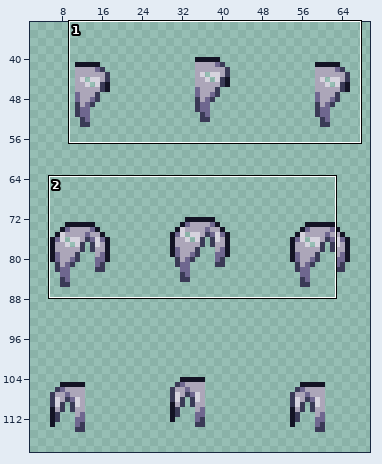
A sprite sheet gets an edit: spriteData/04/2.gif. Above, an overview of the earlier version with the close-up marked.
Close-up. Before:
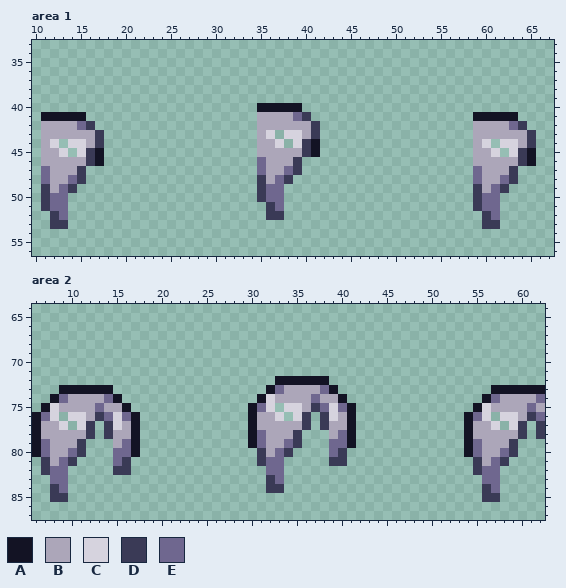
The file is 72x128 pixels. Shown: area 1: x 10..67, y 33..56; area 2: x 6..62, y 64..87. The wide view leaves out empty margins.
Palette (. is transparent): A #131324  B #aca6b9  C #d6d3de  D #3a3a56  E #6f678f
Pixels before, area 1, first column x 11:
40 ........................AAAAA..........................
41 AAAAA...................BBBBED..................AAAAA..
42 BBBBED..................BBBBBBD.................BBBBED.
43 BBBBBBD.................BC.CCBD.................BBBBBBD
44 BC.CCBD.................BBC.CDA.................BC.CCBD
45 BBC.CDA.................BBBBBDA.................BBC.CDA
46 BBBBBDA.................EBBBD...................BBBBBDA
47 EBBBD...................EBBED...................EBBBD..
48 EBBED...................DBED....................EBBED..
49 DBED....................DEE.....................DBED...
50 DEE.....................DEE.....................DEE....
51 DEE......................DE.....................DEE....
52 .DE......................DD......................DE....
53 .DD..............................................DD....
Pixels before, area 2, first column x 6:
72 ...........................AAAAAA........................
73 ...AAAAAA.................AEBBBBEA.................AAAAAA
74 ..AEBBBBEA...............ACBBBBEBBA...............AEBBBBE
75 .ACBBBBEBBA.............AEC.CCBDECEA.............ACBBBBEB
76 AEC.CCBDECEA............ABBC.CD.DCBA............AEC.CCBDE
77 ABBC.CD.DCBA............ABBBBBD.DBBA............ABBC.CD.D
78 ABBBBBD.DBBA............AEBBBD...BEA............ABBBBBD.D
79 AEBBBD...BEA............AEBBED...EEA............AEBBBD...
80 AEBBED...EEA.............DBED....ED.............AEBBED...
81 .DBED....ED..............DEE.....DD..............DBED....
82 .DEE.....DD...............EE.....................DEE.....
83 ..EE......................DE......................EE.....
84 ..DE......................DD......................DE.....
85 ..DD..............................................DD.....
The result:
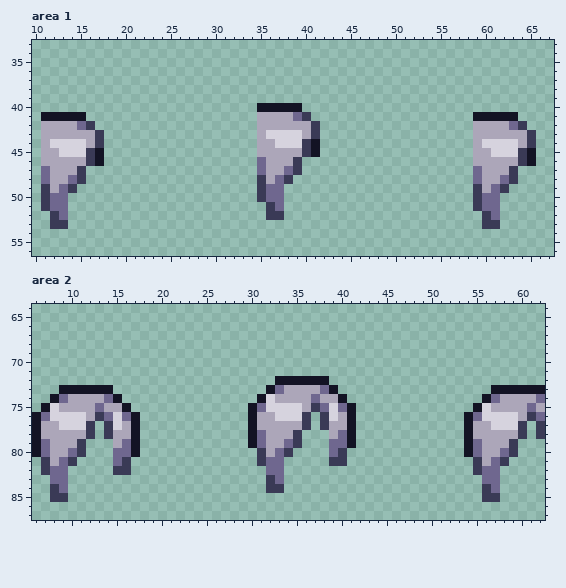
Diff:
Changed rows in their new state; - is an unchanged pixel.
Area 1:
first column x 13:
43 ------------------------C-------------------------
44 C------------------------C----------------------C-
45 -C-----------------------------------------------C
Area 2:
first column x 9:
75 ------------------------C-------------------------
76 C------------------------C----------------------C-
77 -C-----------------------------------------------C
